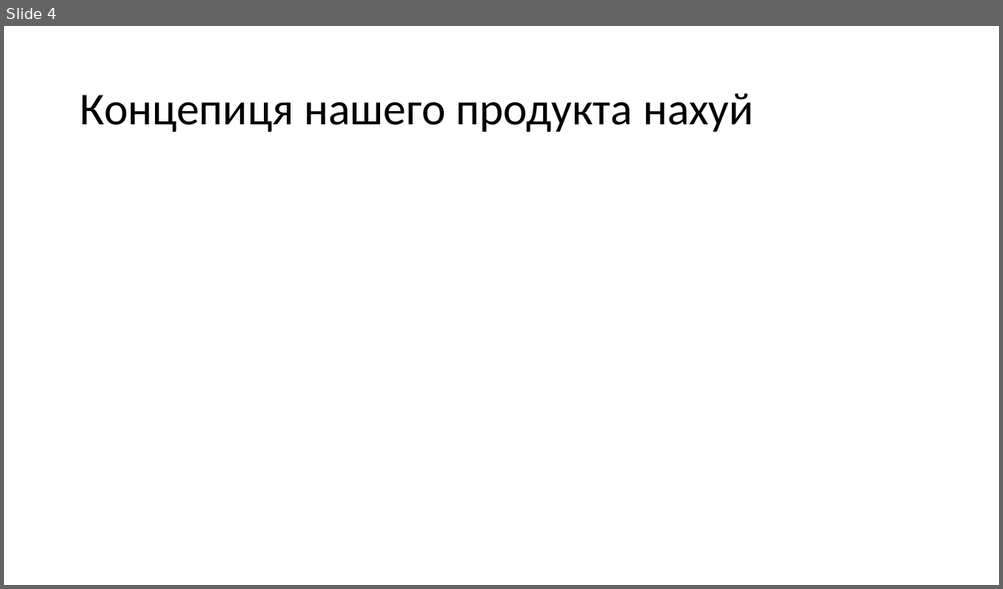
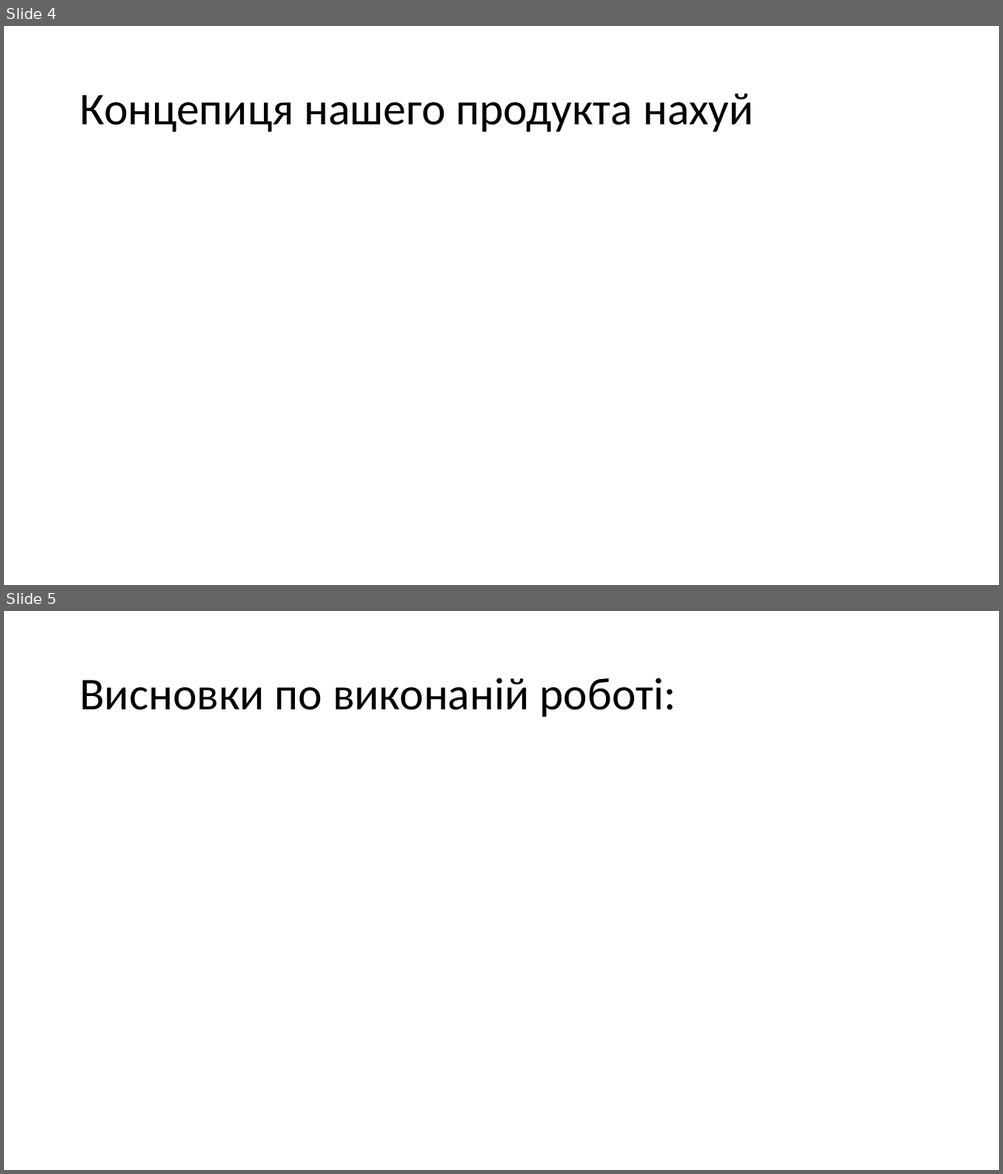
Before and after one commit to d3mage/elektronna_kafedra, a slide deck: elektronna_kafedra.pptx. Shown one above the other, each under a label of ours: slide 4 before the commit, slides 4 and 5 after it. The pictures are 1003x589 and 1003x1174 pixels, drawn with LibreOffice and Linux fonts; fonts in the diff are those of the drawing. Boxes give left, top, right and bottom in pixels: in the first picture for what was removed or moved away, otherwise in the second. Text is boxed around its words. In the diff, an @@ line names an element or a change of style, - is before the commit and + after.

```diff
--- a/elektronna_kafedra.pptx
+++ b/elektronna_kafedra.pptx
@@ slide 5 added at (4,611,999,1170), background #FFFFFF @@
@@ title added at (79,678,676,717), 44 pt, text #000000 @@
+Висновки по виконаній роботі:
```
Also in this commit, not shown: 2 other files.
